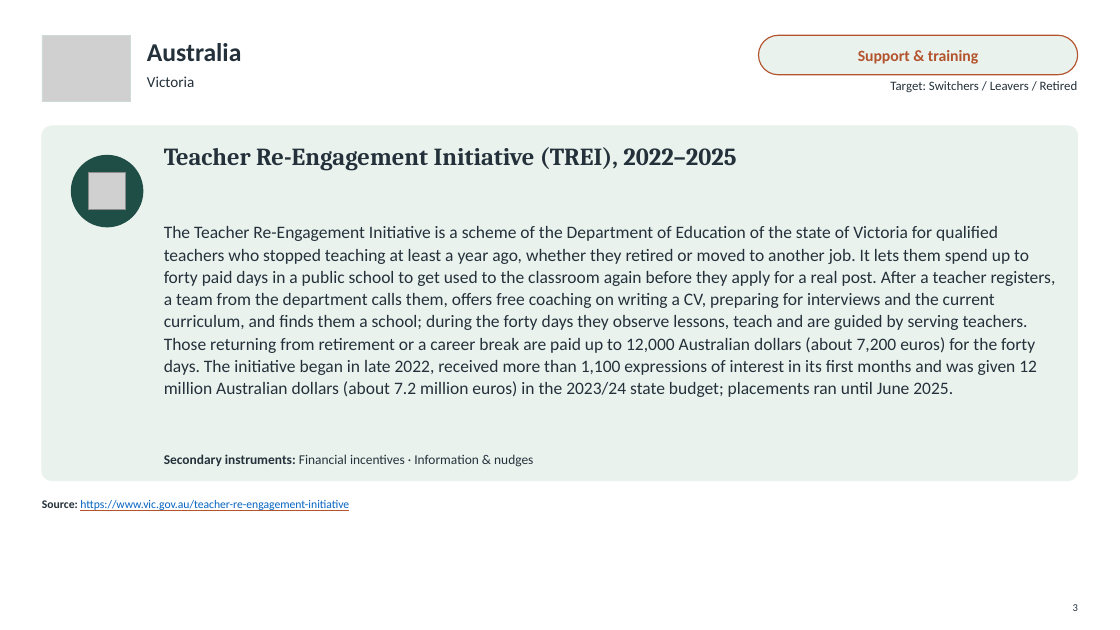
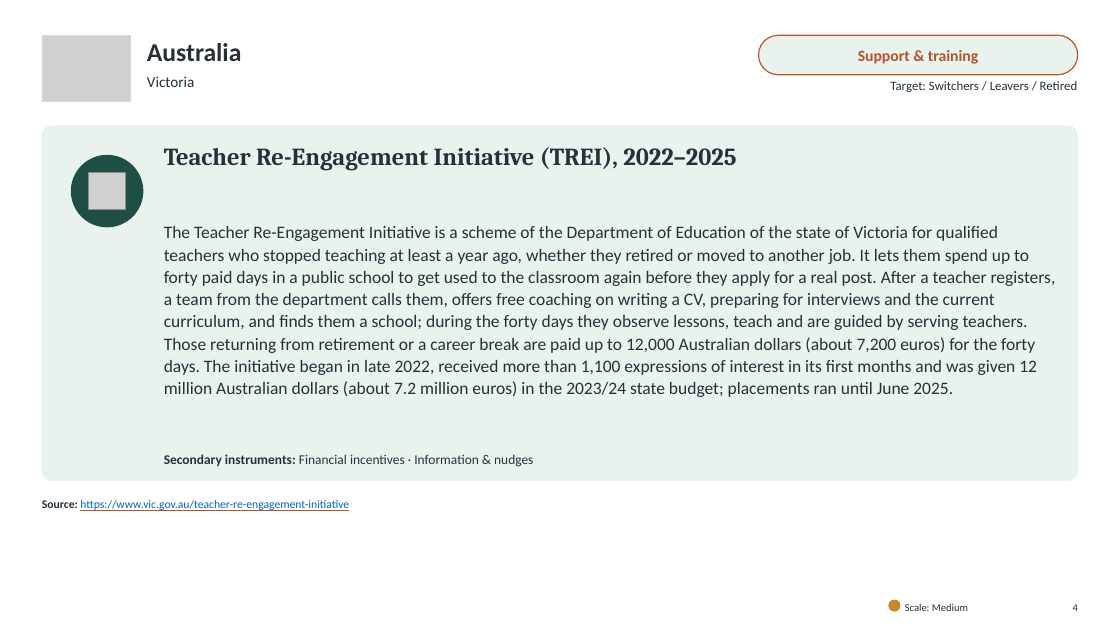
Before and after one commit to jedr1-ship-it/Alternative-Pathways----Quant, a slide deck: slide 4 of policies/Re-attracting_Former_Teachers.pptx (slide 3 before the commit). Drawn at 1120x630 pixels with LibreOffice and Linux fonts; fonts in the diff are those of the drawing; grey boxes stand for pictures. Boxes give left, top, right and bottom in pixels: in the first picture for what was removed or moved away, otherwise in the second. Text is boxed around its words. In the diff, an @@ line names an element or a change of style, - is before the commit and + after.

```diff
--- a/policies/Re-attracting_Former_Teachers.pptx
+++ b/policies/Re-attracting_Former_Teachers.pptx
@@ ellipse added at (x1=889, y1=600, x2=900, y2=611), fill #C8892B, outline #C8892B 1 pt @@
@@ text added at (x1=905, y1=603, x2=968, y2=611), 9 pt, text #24313A @@
+Scale: Medium
@@ text at (x1=1073, y1=604, x2=1078, y2=611): text changed @@
-3
+4
```
Also in this commit, not shown: 17 other slides changed, 15 slides added, 1 slide removed, 5 other files.
